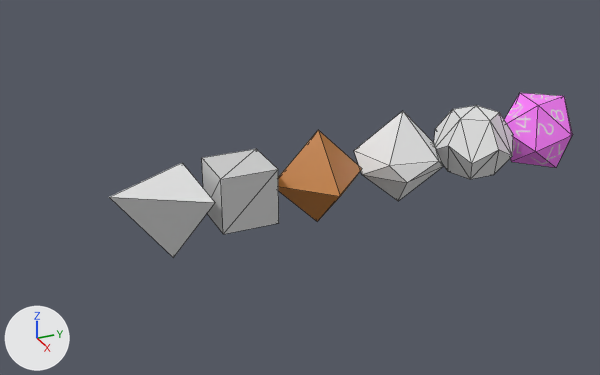
An edit to the COLLADA model Dice Roller/daes.scnassets/dice.dae, drawn before and after from the same camera.
Before and after are seen from a 50 mm camera at (6.85, -3.28, 3.35) aimed at (-0.11, -0.14, -0.14). Arrows for +X, +Y and +Z are at lower left; the lights stay in place. Mesh edges are drawn as thin lines.

In view in the first picture: 'd10', 'd12', 'd20', 'd4', 'd6', 'd8'.
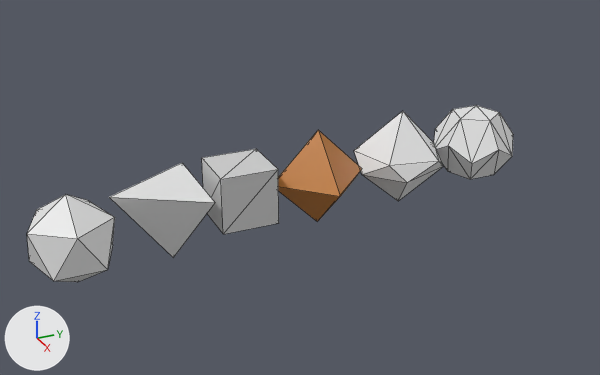
Pixel boxes (x1, y1, x2, y2) of what changed, in the pictures (600 x 375 px):
'd20', reshaped, moved, rescaled (27% wider, 16% taller): before (504, 93, 573, 168); after (27, 195, 115, 282)

The change, as a diff of the scene's bpy script:
```diff
--- a/Dice Roller/daes.scnassets/dice.dae.py
+++ b/Dice Roller/daes.scnassets/dice.dae.py
@@ me_cube_007 @@
 # used by ob_d20; location = (-0.011, 2.718, 0.073); scale = (0.5, 0.5, 0.5)
-me_cube_007.from_pydata(...)  # 12 vertices, 20 faces; spans x -0.82..0.8, y -0.88..0.84, z -0.73..0.78
-me_cube_007.materials.append(mat_material_001)  # picture img_d20texture_png
+me_cube_007.from_pydata(...)  # 12 vertices, 20 faces; spans x -0.4..0.4, y -0.38..0.38, z -0.45..0.45
+# me_cube_007 part 1: the whole mesh is rebuilt
@@ ob_d20 @@
 ob_d20 = bpy.data.objects.new('d20', me_cube_007)
-ob_d20.location = (-0.011, 2.718, 0.073)
-ob_d20.scale = (0.5, 0.5, 0.5)
+ob_d20.location = (-0.001, -2.436, -0.171)
```
